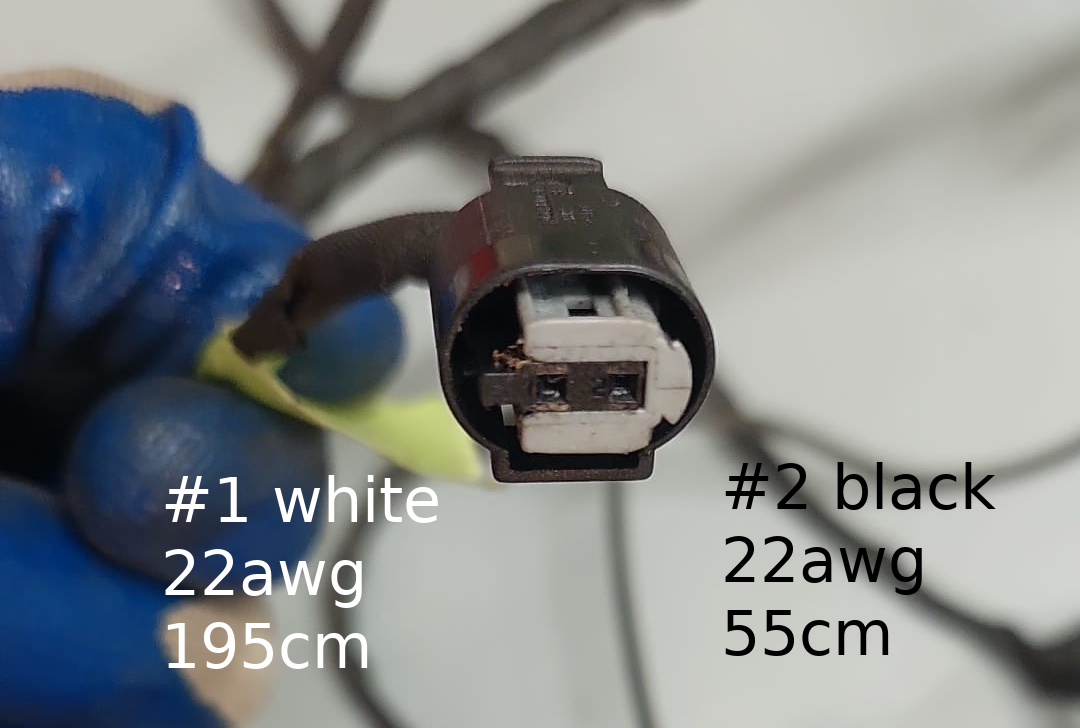
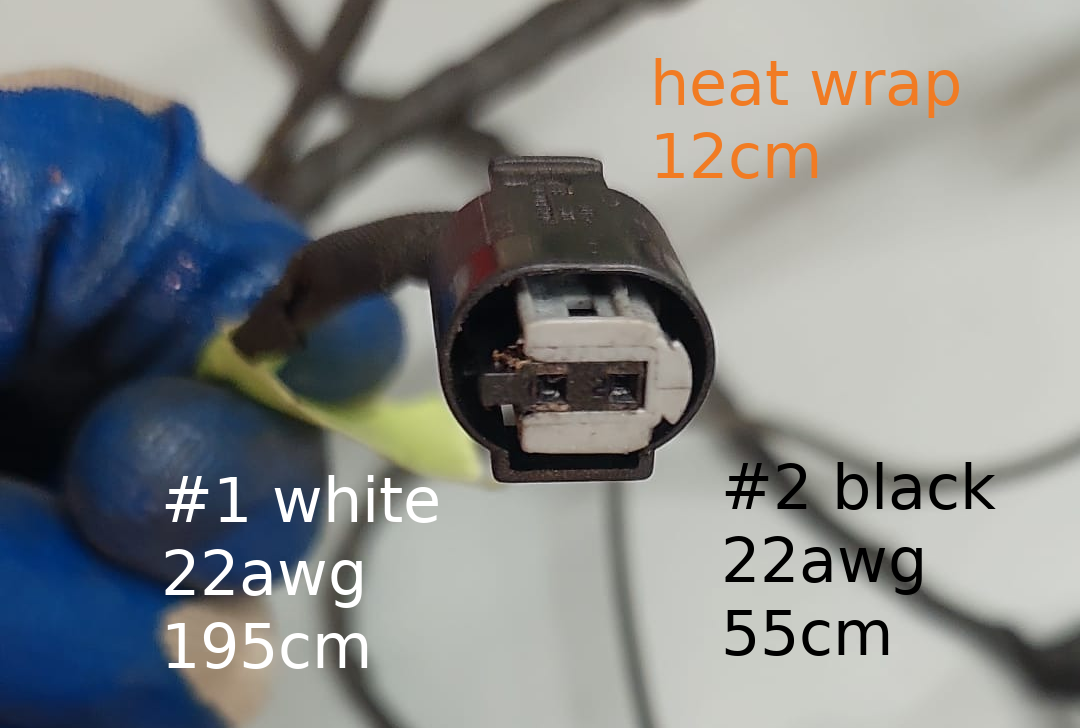
Layer changes from the first 1080px x 728px image to the second:
added layer "heat wrap ..." above "#2 black ..." over box(655, 58, 959, 179)
